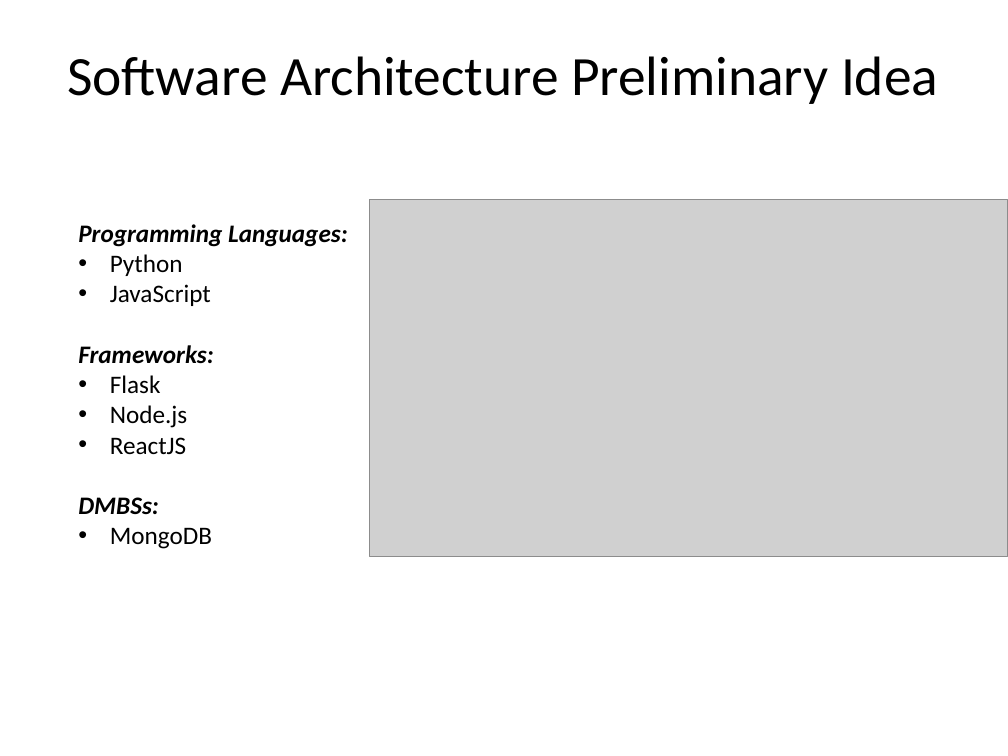
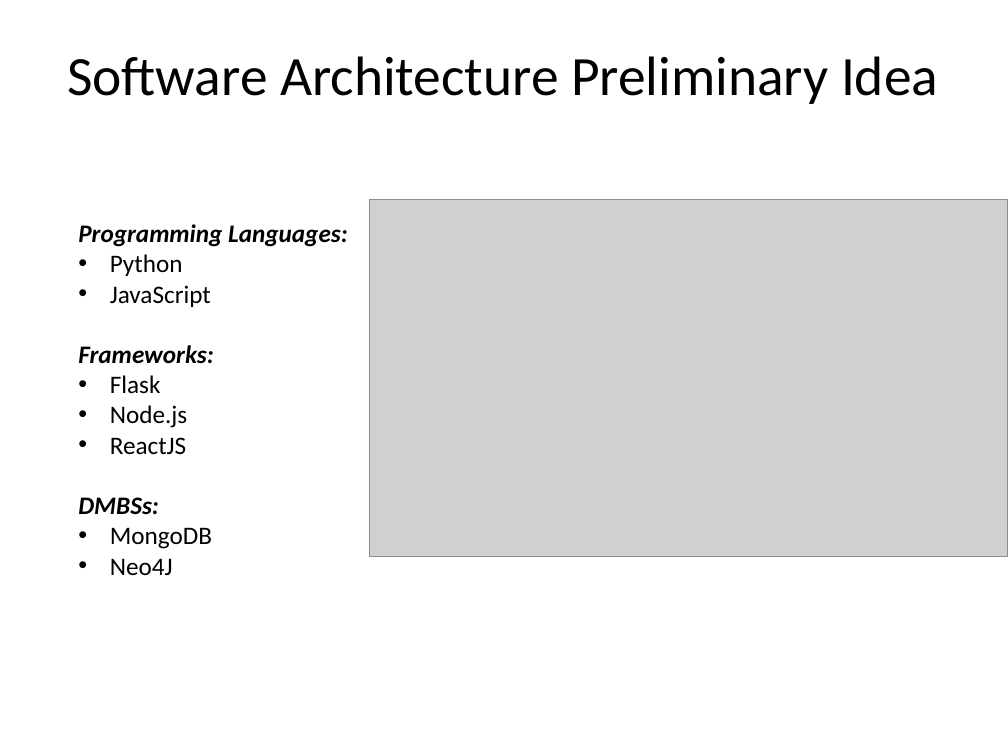
Before and after one commit to bata26/MyVacation, a slide deck: slide 9 of Project Design Presentation My Vacation.pptx. Drawn at 1008x756 pixels with LibreOffice and Linux fonts; fonts in the diff are those of the drawing; grey boxes stand for pictures; background and template pictures are left out. Boxes give left, top, right and bottom in pixels: in the first picture for what was removed or moved away, otherwise in the second. Text is boxed around its words. In the diff, an @@ line names an element or a change of style, - is before the commit and + after.

```diff
--- a/Project Design Presentation My Vacation.pptx
+++ b/Project Design Presentation My Vacation.pptx
@@ text at (x1=110, y1=558, x2=173, y2=575): paragraph added @@
+• Neo4J
```
Also in this commit, not shown: 3 other slides changed.
